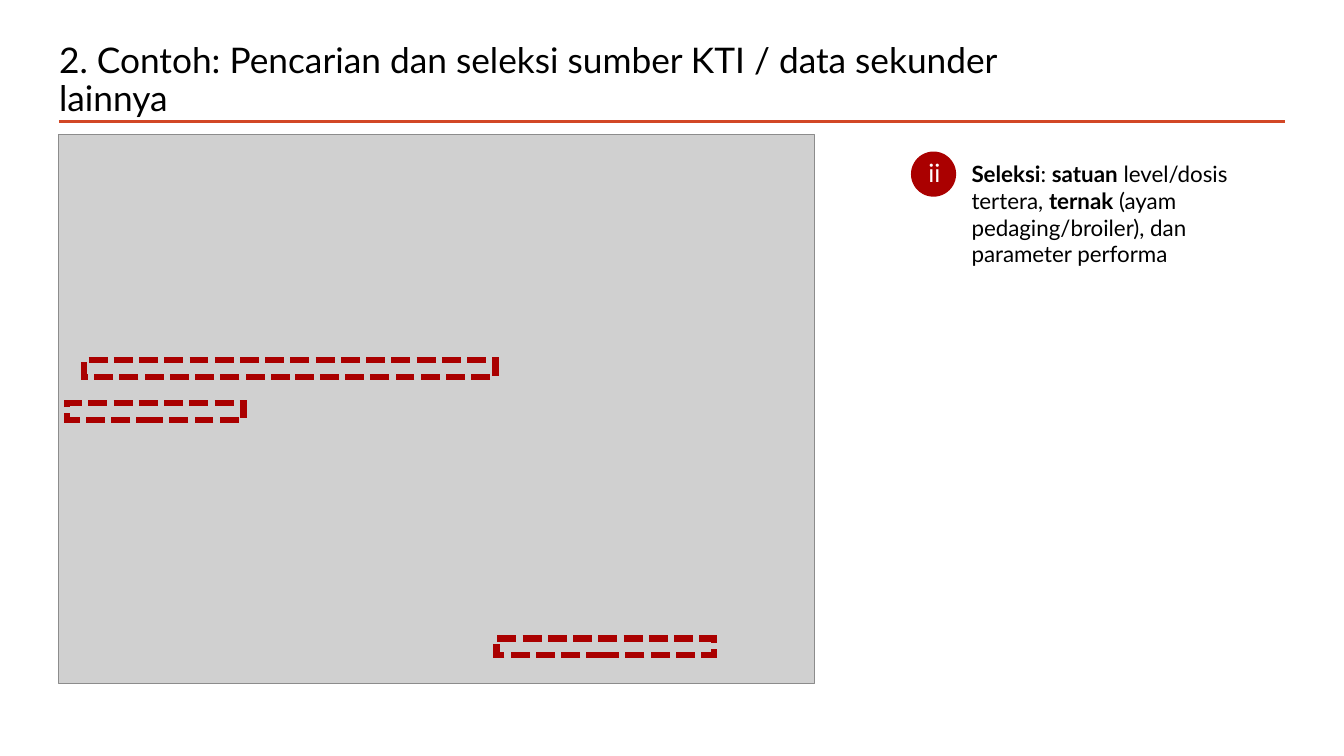
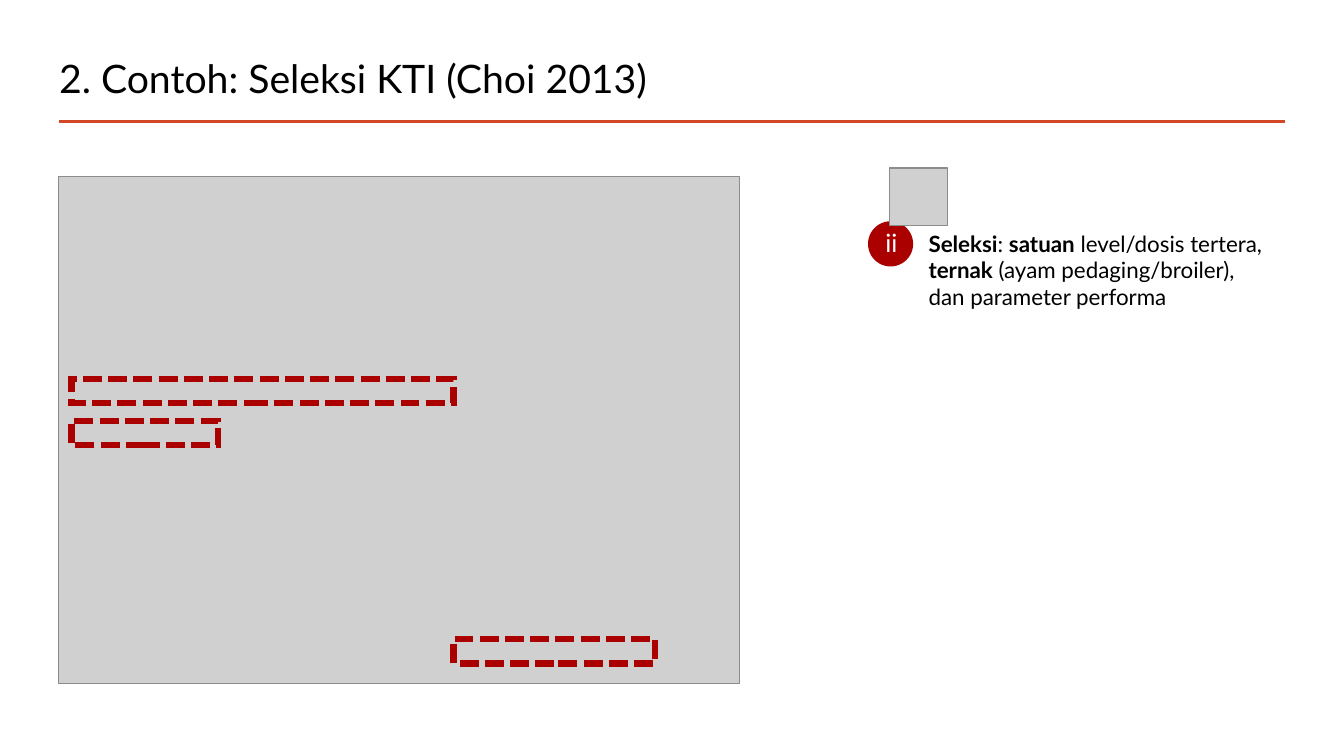
Before and after one commit to mohammad-miftakhus-sholikin/pelatihan-2020-metal, a slide deck: slide 8 of ch3_reference/Presentation_2022__Sholikin.pptx. Drawn at 1344x756 pixels with LibreOffice and Linux fonts; fonts in the diff are those of the drawing; grey boxes stand for pictures. Boxes give left, top, right and bottom in pixels: in the first picture for what was removed or moved away, otherwise in the second. Text is boxed around its words. In the diff, an @@ line names an element or a change of style, - is before the commit and + after.

```diff
--- a/ch3_reference/Presentation_2022__Sholikin.pptx
+++ b/ch3_reference/Presentation_2022__Sholikin.pptx
@@ title at bbox=[59, 62, 647, 99]: text changed; size 25.2 to 28 pt @@
-2. Contoh: Pencarian dan seleksi sumber KTI / data sekunder lainnya
+2. Contoh: Seleksi KTI (Choi 2013)
@@ picture: place and size @@
-picture at bbox=[58, 134, 815, 684]
+picture at bbox=[58, 176, 739, 684]
@@ picture added at bbox=[890, 168, 948, 226] @@
@@ text "ii": place and size @@
-text "ii" at bbox=[928, 163, 940, 182]
+text "ii" at bbox=[885, 233, 897, 252]
@@ ellipse: place and size @@
-ellipse at bbox=[911, 151, 957, 197]
+ellipse at bbox=[868, 222, 913, 267]
@@ text "Seleksi: satuan level/dosis tertera, ternak ..." rewrapped from bbox=[972, 165, 1228, 266] to bbox=[929, 235, 1262, 309] @@
@@ rectangle: place and size @@
-rectangle at bbox=[84, 360, 495, 377]
+rectangle at bbox=[72, 379, 454, 403]
@@ rectangle: place and size @@
-rectangle at bbox=[68, 403, 244, 420]
+rectangle at bbox=[72, 420, 219, 445]
@@ rectangle: place and size @@
-rectangle at bbox=[497, 638, 715, 655]
+rectangle at bbox=[454, 639, 655, 663]
```
Also in this commit, not shown: 6 other slides changed, 4 slides added, 6 other files.
